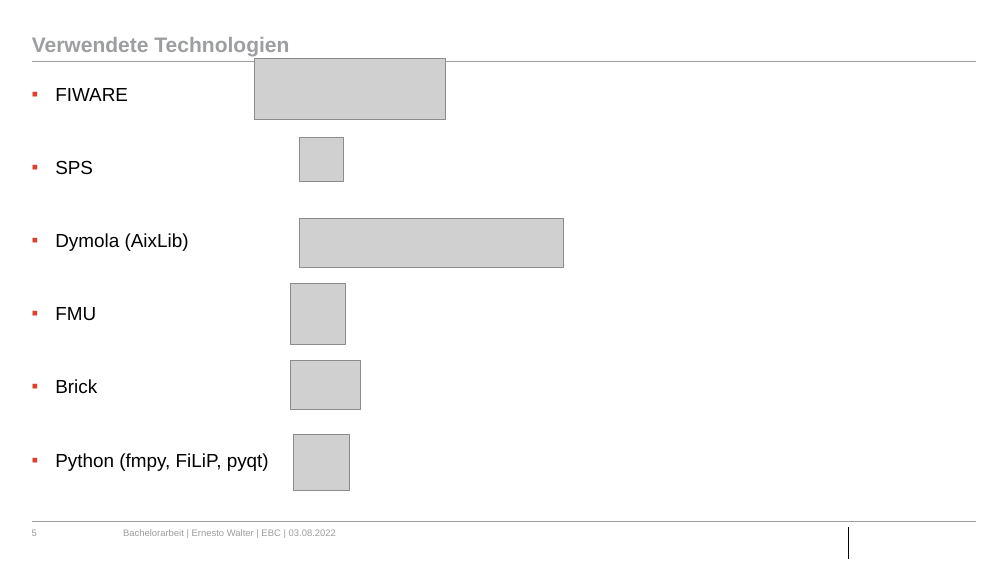
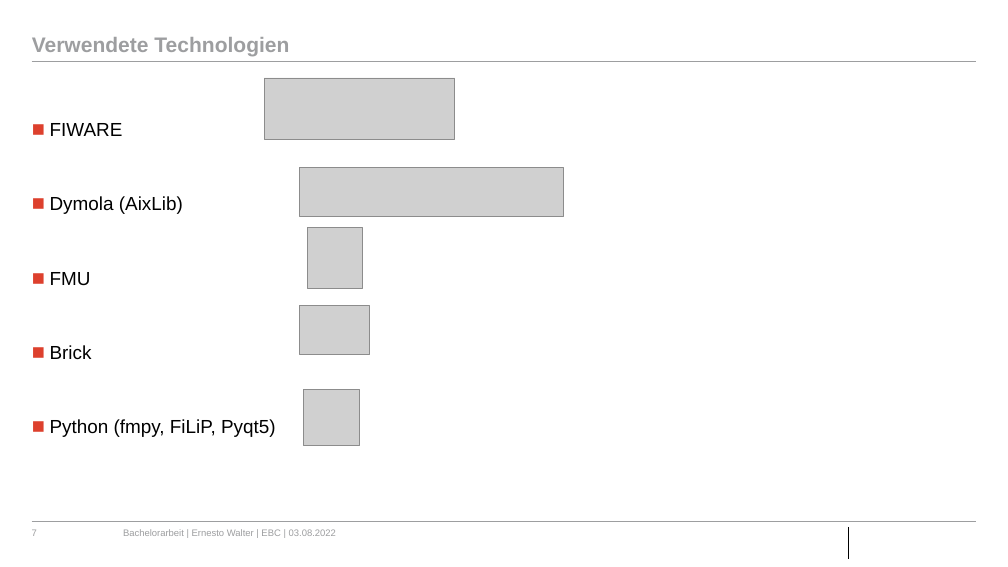
Before and after one commit to ErnestoVivas/FiBEM, a slide deck: slide 7 of docs/BA_Bergfest_Ernesto.pptx (slide 5 before the commit). Drawn at 1008x567 pixels with LibreOffice and Linux fonts; fonts in the diff are those of the drawing; grey boxes stand for pictures; background and template pictures are left out. Boxes give left, top, right and bottom in pixels: in the first picture for what was removed or moved away, otherwise in the second. Text is boxed around its words. In the diff, an @@ line names an element or a change of style, - is before the commit and + after.

```diff
--- a/docs/BA_Bergfest_Ernesto.pptx
+++ b/docs/BA_Bergfest_Ernesto.pptx
@@ text "FIWARE": place and size @@
-text "FIWARE" at (55,88,269,471)
+text "FIWARE" at (50,123,276,437)
@@ picture: place and size @@
-picture at (254,58,445,119)
+picture at (264,78,454,139)
@@ text at (50,123,183,360): bullet ▪ to ■; line spacing 1 to 3; less space between paragraphs @@
@@ picture removed at (300,138,343,181) @@
@@ text at (55,160,93,175): paragraph removed @@
-▪ SPS
@@ picture: place and size @@
-picture at (300,219,564,267)
+picture at (299,168,563,216)
@@ picture: place and size @@
-picture at (290,284,346,345)
+picture at (307,227,362,288)
@@ picture: place and size @@
-picture at (290,361,361,409)
+picture at (299,306,370,355)
@@ picture: place and size @@
-picture at (293,434,350,491)
+picture at (303,389,360,446)
@@ text at (50,419,276,437): text changed @@
-▪ Python (fmpy, FiLiP, pyqt)
+■ Python (fmpy, FiLiP, Pyqt5)
@@ page number at (32,529,37,536): text changed @@
-5
+7
```
Also in this commit, not shown: 20 other slides changed, 3 slides added, 4 slides removed.
